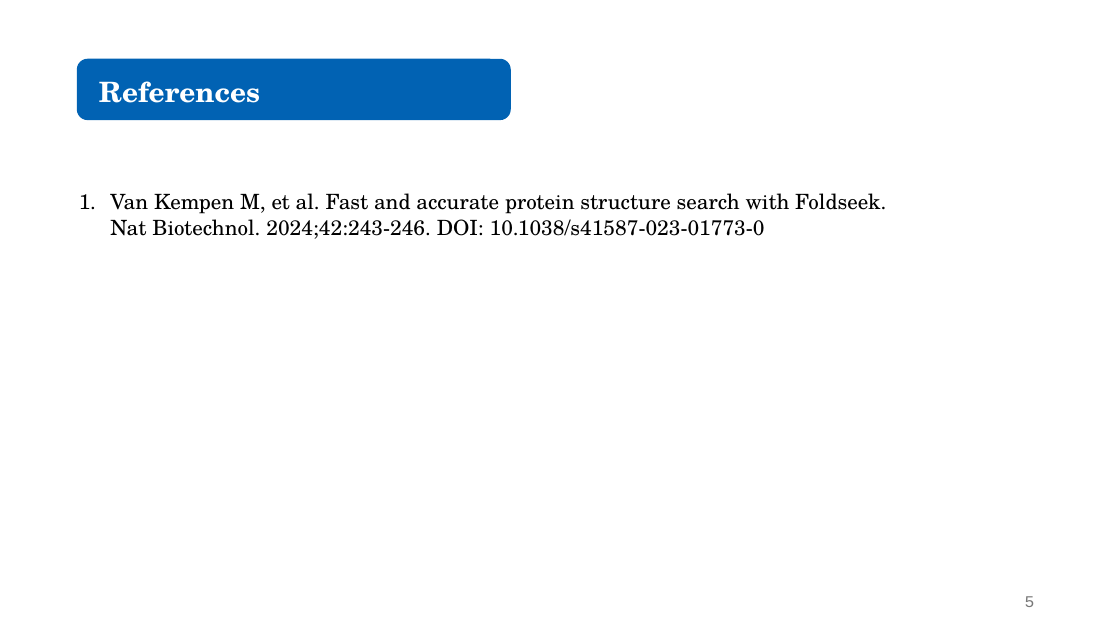
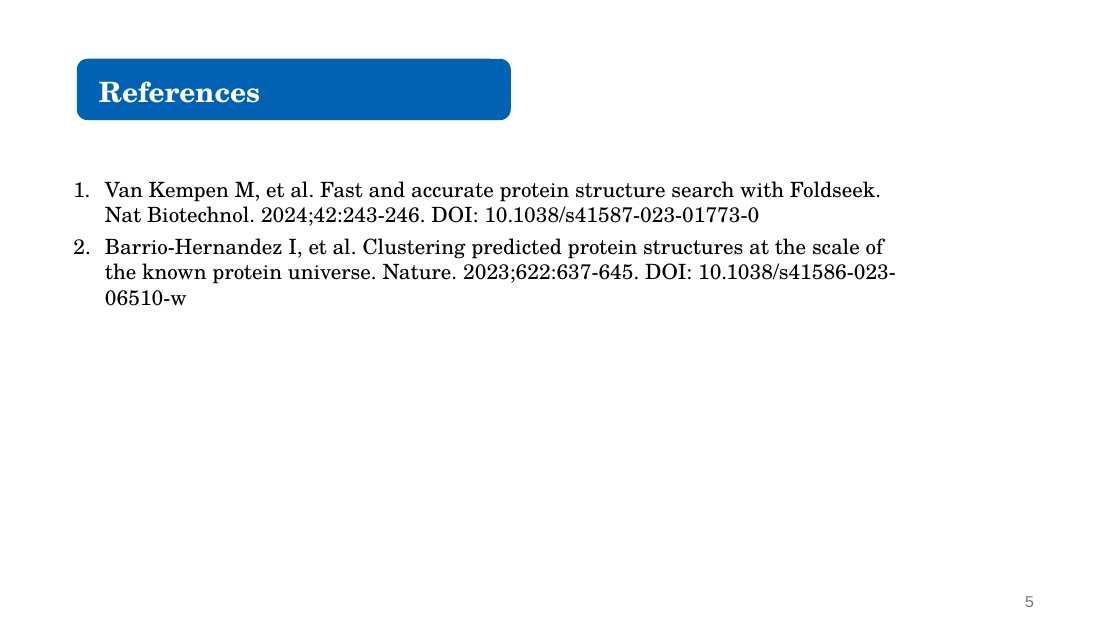
Before and after one commit to juliandeanmoran/BISSH, a slide deck: slide 5 of vis/reports/2026-02-18_projectUpdate_1.pptx. Drawn at 1120x630 pixels with LibreOffice and Linux fonts; fonts in the diff are those of the drawing. Boxes give left, top, right and bottom in pixels: in the first picture for what was removed or moved away, otherwise in the second. Text is boxed around its words. In the diff, an @@ line names an element or a change of style, - is before the commit and + after.

```diff
--- a/vis/reports/2026-02-18_projectUpdate_1.pptx
+++ b/vis/reports/2026-02-18_projectUpdate_1.pptx
@@ text "Van Kempen M, et al. ...": place and size @@
-text "Van Kempen M, et al. ..." at [110,193,886,239]
+text "Van Kempen M, et al. ..." at [105,181,896,306]
@@ text at [105,238,896,306]: paragraph added @@
+2. Barrio-Hernandez I, et al. Clustering predicted protein structures at the scale of the known protein universe. Nature. 2023;622:637-645. DOI: 10.1038/s41586-023-06510-w
```
Also in this commit, not shown: 3 other slides changed, 1 other file.
